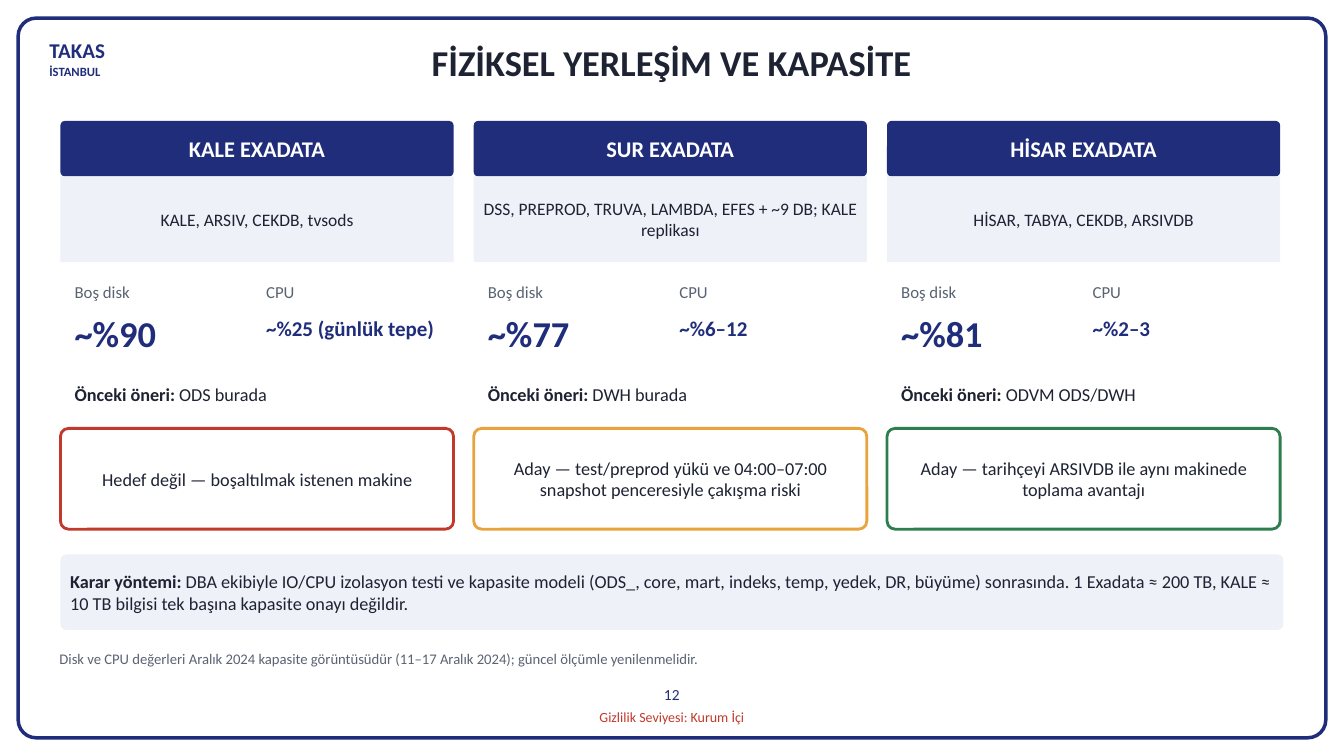
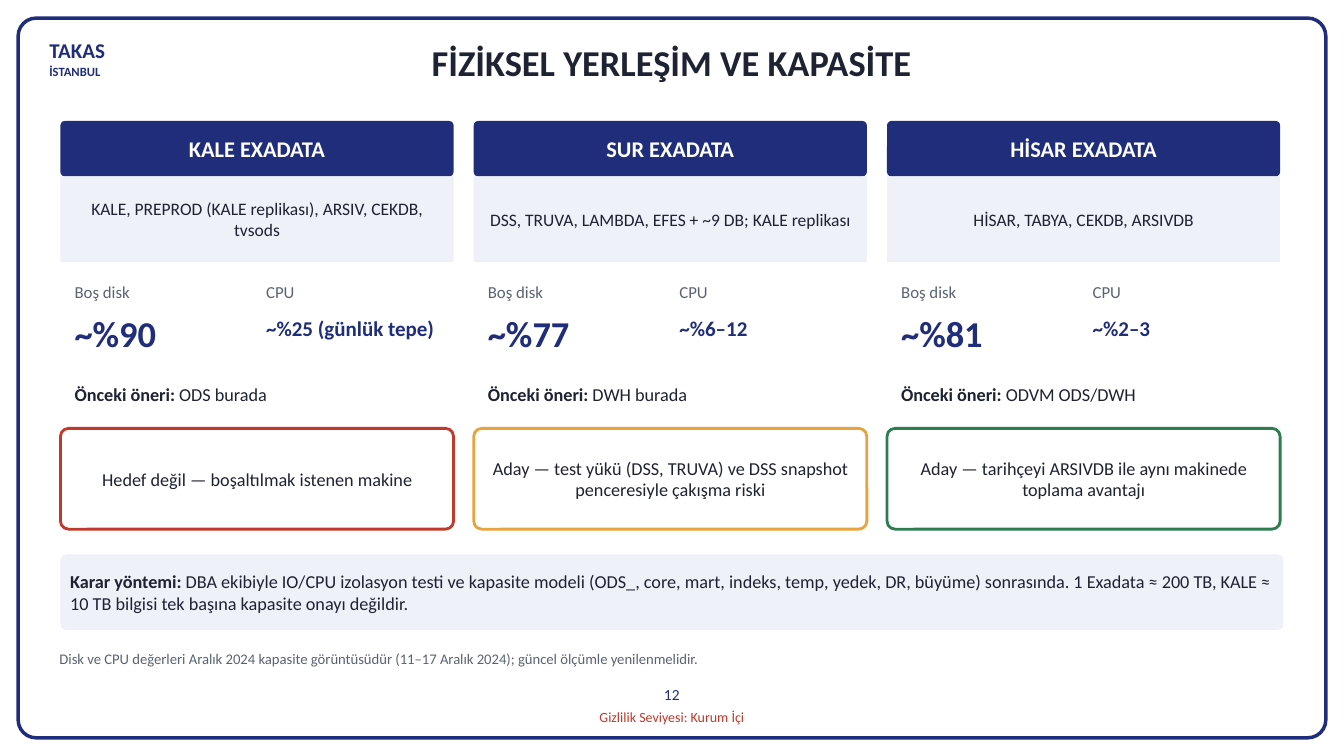
Before and after one commit to hanifidemirel0/Cursor-Projects, a slide deck: slide 12 of outputs/dwh-sunum-kasim-2026/5 - DWHSunum_Kasim2026.pptx. Drawn at 1344x756 pixels with LibreOffice and Linux fonts; fonts in the diff are those of the drawing. Boxes give left, top, right and bottom in pixels: in the first picture for what was removed or moved away, otherwise in the second. Text is boxed around its words. In the diff, an @@ line names an element or a change of style, - is before the commit and + after.

```diff
--- a/outputs/dwh-sunum-kasim-2026/5 - DWHSunum_Kasim2026.pptx
+++ b/outputs/dwh-sunum-kasim-2026/5 - DWHSunum_Kasim2026.pptx
@@ text in rectangle at (91,202,422,236): text changed @@
-KALE, ARSIV, CEKDB, tvsods
+KALE, PREPROD (KALE replikası), ARSIV, CEKDB, tvsods
@@ text in rectangle at (490,214,851,229): text changed @@
-DSS, PREPROD, TRUVA, LAMBDA, EFES + ~9 DB; KALE replikası
+DSS, TRUVA, LAMBDA, EFES + ~9 DB; KALE replikası
@@ text in rounded rectangle at (493,462,848,499): text changed @@
-Aday — test/preprod yükü ve 04:00–07:00 snapshot penceresiyle çakışma riski
+Aday — test yükü (DSS, TRUVA) ve DSS snapshot penceresiyle çakışma riski
```
Also in this commit, not shown: 1 other slide changed, 5 other files.
